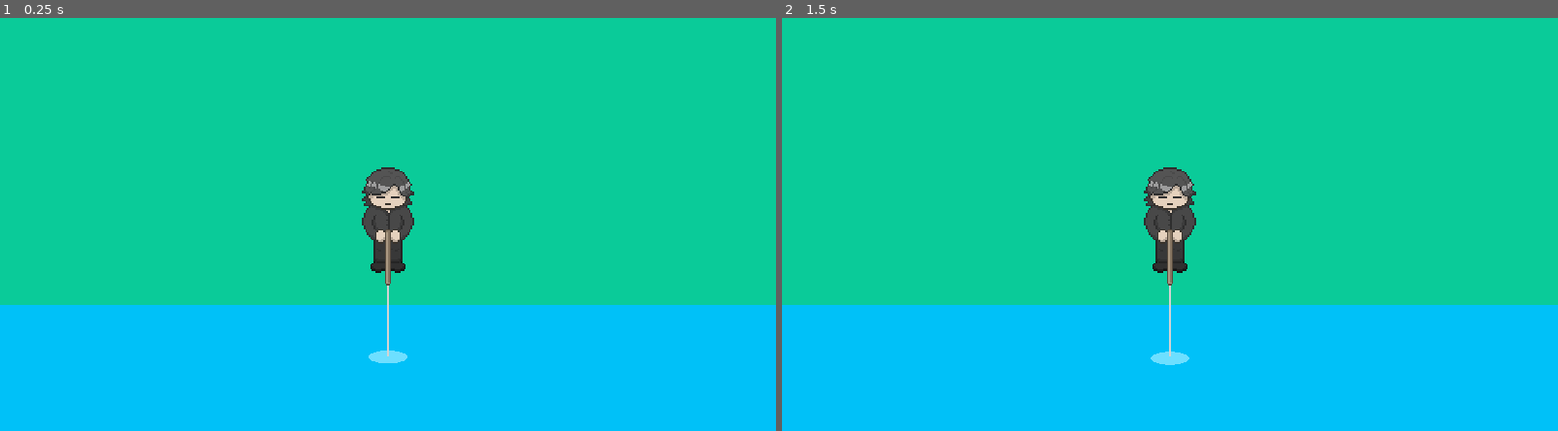
Above: before the commit, frames 1-2 (left to right).
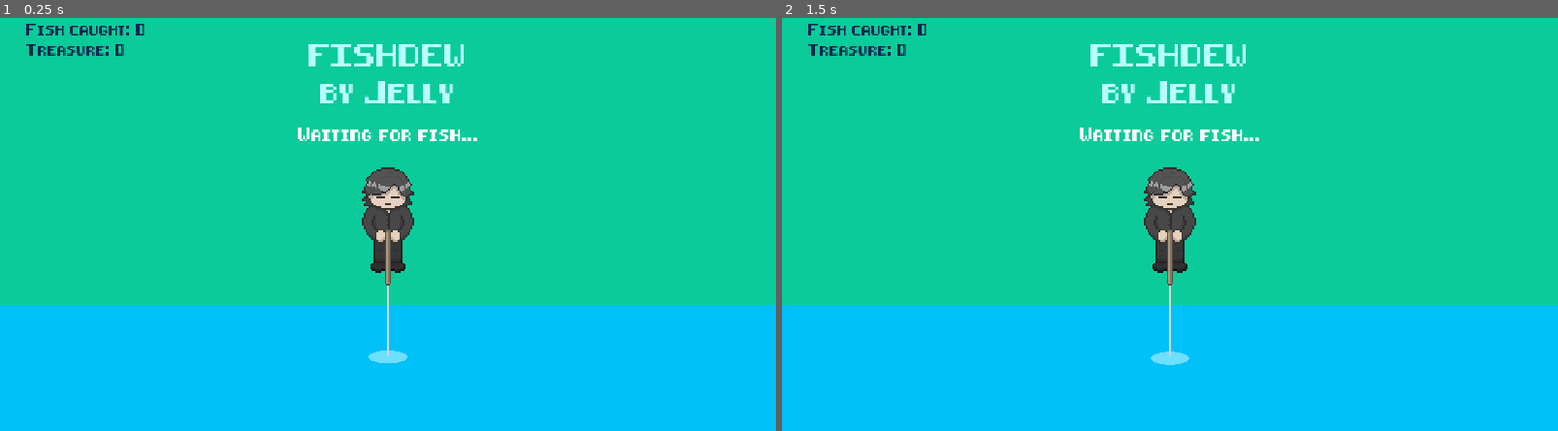
Above: after the commit, the same moments.

Repository: Anjellyrika/fishdew
Game: Godot game, scene res://src/main_scene.tscn
The game is run twice, just before and just after one commit, with the same random seed, the same clock (stepped at 60 frames per second) and the same inputs.
Inputs (mouse positions are in pixels of both pictures, inside the frame that each line leads up to):
- Up to frame 1 (0.25 s): no input
- Up to frame 2 (1.5 s): tap Enter (ui_accept) at 0.5, 0.77, 1.25 s; move the mouse to (1340, 191) at 0.52 s; hold Right (ui_right) from 0.53 s (still down); tap F at 0.6, 1.35 s; click (1340, 191) at 0.67 s; move the mouse to (1014, 232) at 1.27 s

The runs differ from the first frame. In frame 1, 1.8% of the frame differs, in the area x 3-62%, y 1-30%; in frame 2, 1.8%.

Commit message:
refactor: adjust title screen proportions

Diff:
--- a/src/main_scene.gd
+++ b/src/main_scene.gd
@@ -3,7 +3,7 @@
 @onready var hud: Control = $HUDLayer/HUD
 @onready var collection: VFlowContainer = $HUDLayer/HUD/Collection
 @onready var level_bg: ColorRect = $LevelBG
-@onready var camera: Camera2D = $Camera2D
+@onready var camera: Camera2D = $OverworldLayer/Camera2D
 @onready var state_label: Label = $HUDLayer/HUD/StateLabel/Label
 @onready var start_btn: Button = $HUDLayer/HUD/StateLabel/StartBtn
 
--- a/src/main_scene.tscn
+++ b/src/main_scene.tscn
@@ -22,8 +22,6 @@
 anchors_preset = 15
 anchor_right = 1.0
 anchor_bottom = 1.0
-offset_right = 640.0
-offset_bottom = 360.0
 grow_horizontal = 2
 grow_vertical = 2
 
@@ -32,8 +30,6 @@
 anchors_preset = 15
 anchor_right = 1.0
 anchor_bottom = 1.0
-offset_right = -640.0
-offset_bottom = -360.0
 grow_horizontal = 2
 grow_vertical = 2
 color = Color(0.0392157, 0.796078, 0.6, 1)
@@ -44,8 +40,6 @@
 anchor_right = 1.0
 anchor_bottom = 1.0
 offset_top = 768.0
-offset_right = -640.0
-offset_bottom = -360.0
 grow_horizontal = 2
 grow_vertical = 2
 color = Color(0, 0.756863, 0.972549, 1)
@@ -85,7 +79,6 @@
 color = Color(0, 0.756863, 0.972549, 1)
 
 [node name="HUDLayer" type="CanvasLayer" parent="."]
-visible = false
 
 [node name="HUD" type="Control" parent="HUDLayer"]
 layout_mode = 3
@@ -96,66 +89,69 @@
 grow_vertical = 2
 
 [node name="Collection" type="VFlowContainer" parent="HUDLayer/HUD"]
+texture_filter = 1
 layout_mode = 1
 anchors_preset = 9
 anchor_bottom = 1.0
-offset_left = 40.0
-offset_top = 29.0
-offset_right = 230.0
-offset_bottom = -537.0
+offset_left = 64.0
+offset_top = 32.0
+offset_right = 576.0
+offset_bottom = -888.0
 grow_vertical = 2
+alignment = 1
 
 [node name="FishCount" type="Label" parent="HUDLayer/HUD/Collection"]
 layout_mode = 2
 theme_override_colors/font_color = Color(0.0666667, 0.145098, 0.309804, 1)
 theme_override_fonts/font = ExtResource("2_nq22c")
+theme_override_font_sizes/font_size = 24
 text = "Fish caught:"
+vertical_alignment = 1
 
 [node name="TreasureCount" type="Label" parent="HUDLayer/HUD/Collection"]
 layout_mode = 2
 theme_override_colors/font_color = Color(0.0666667, 0.145098, 0.309804, 1)
 theme_override_fonts/font = ExtResource("2_nq22c")
+theme_override_font_sizes/font_size = 24
 text = "Treasure:"
+vertical_alignment = 1
 
 [node name="Title" type="RichTextLabel" parent="HUDLayer/HUD"]
+texture_filter = 1
 layout_mode = 1
-anchors_preset = 15
+anchors_preset = 10
 anchor_right = 1.0
-anchor_bottom = 1.0
-offset_left = 172.0
-offset_top = -41.0
-offset_right = -192.0
-offset_bottom = -245.0
+offset_top = 104.0
+offset_bottom = 280.0
 grow_horizontal = 2
-grow_vertical = 2
 size_flags_vertical = 3
 theme_override_colors/default_color = Color(0.721569, 1, 0.996078, 1)
 theme_override_fonts/normal_font = ExtResource("2_nq22c")
-theme_override_font_sizes/normal_font_size = 28
+theme_override_font_sizes/normal_font_size = 48
 bbcode_enabled = true
-text = "[center]
-FISHDEW
-by Jelly
-[/center]"
+text = "[center]FISHDEW
+by Jelly[/center]"
 fit_content = true
 
 [node name="StateLabel" type="VBoxContainer" parent="HUDLayer/HUD"]
+texture_filter = 1
 layout_mode = 1
 anchors_preset = 8
 anchor_left = 0.5
 anchor_top = 0.5
 anchor_right = 0.5
 anchor_bottom = 0.5
-offset_left = -80.0
-offset_top = -79.0
-offset_right = 80.0
-offset_bottom = -11.0
+offset_left = -60.0
+offset_top = -220.0
+offset_right = 60.0
+offset_bottom = -153.0
 grow_horizontal = 2
 grow_vertical = 2
 
 [node name="Label" type="Label" parent="HUDLayer/HUD/StateLabel"]
 layout_mode = 2
 theme_override_fonts/font = ExtResource("2_nq22c")
+theme_override_font_sizes/font_size = 28
 text = "Got one!!"
 horizontal_alignment = 1
 
@@ -165,8 +161,8 @@
 size_flags_vertical = 8
 theme_override_colors/font_color = Color(0.721221, 1, 0.995472, 1)
 theme_override_fonts/font = ExtResource("2_nq22c")
-theme_override_font_sizes/font_size = 12
-text = "Reel it in"
+theme_override_font_sizes/font_size = 24
+text = "  Reel it in  "
 
 [node name="WaitTimer" type="Timer" parent="."]
 wait_time = 3.0
